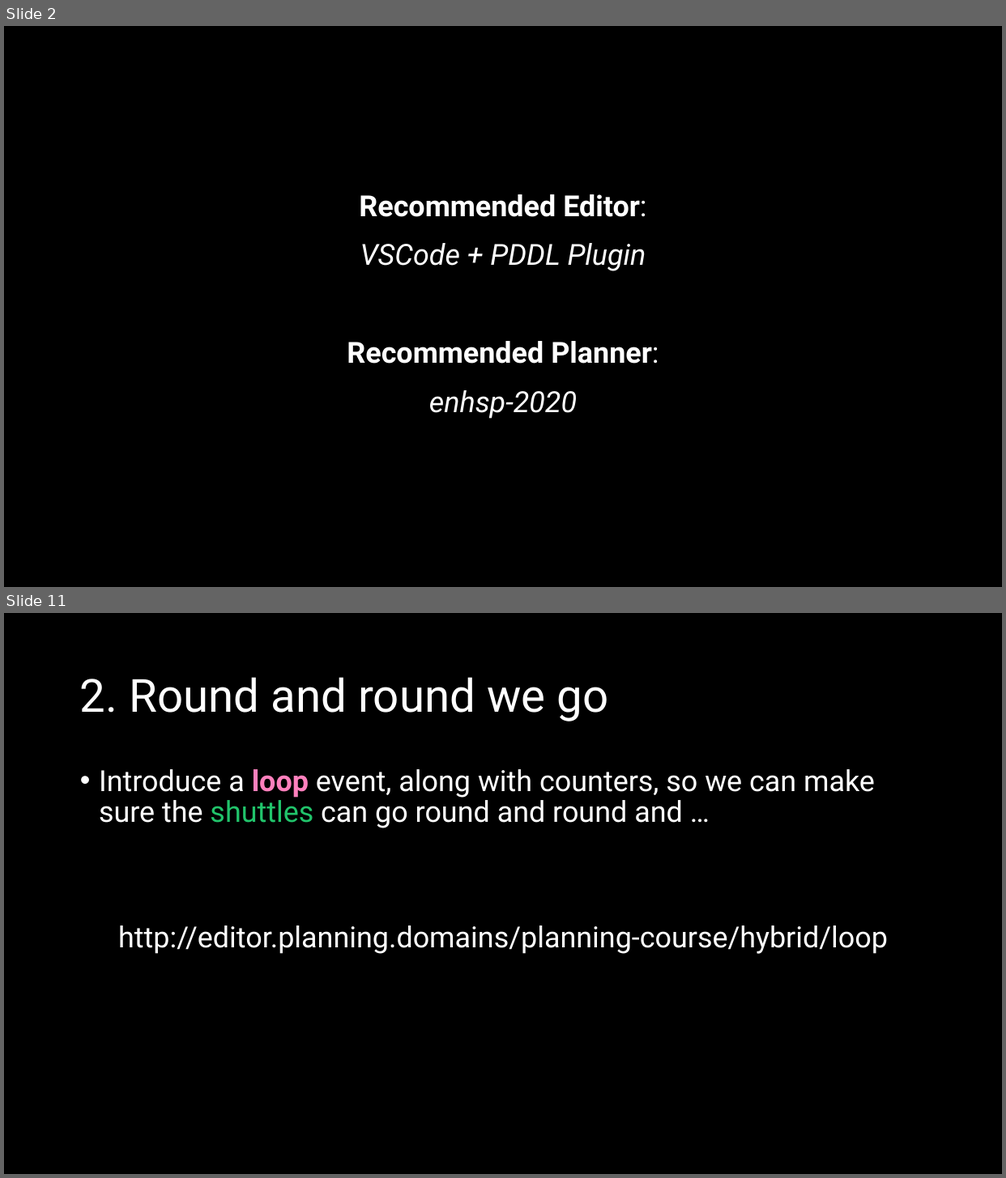
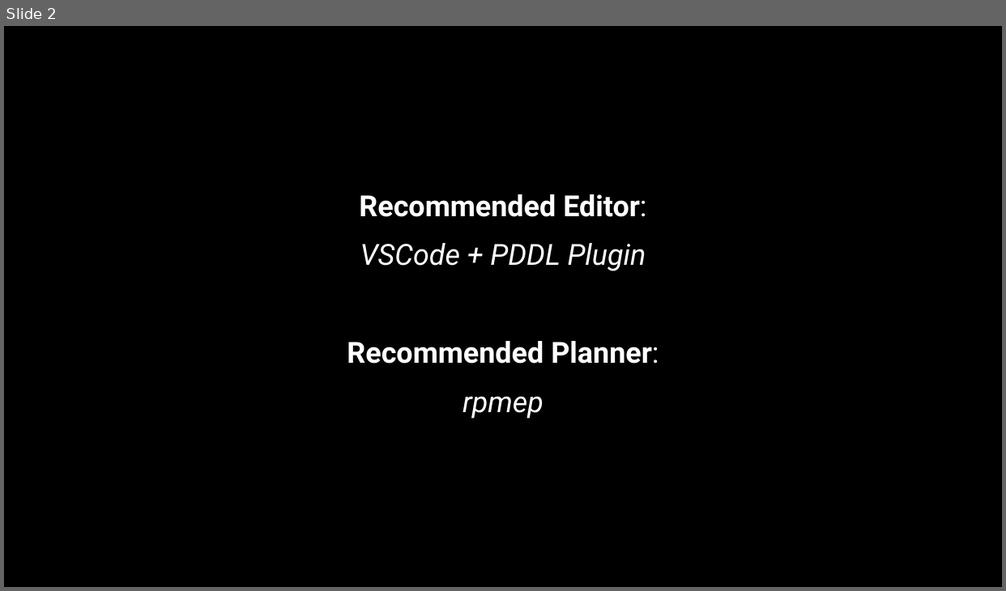
Before and after one commit to AI-Planning/modeling-in-pddl, a slide deck: exercises/cisc-813/epistemic/slides.pptx. Shown one above the other, each under a label of ours: slides 2 and 11 before the commit, slide 2 after it; the slides between them are not shown. The pictures are 1006x1178 and 1006x591 pixels, drawn with LibreOffice and Linux fonts; fonts in the diff are those of the drawing. Boxes give left, top, right and bottom in pixels: in the first picture for what was removed or moved away, otherwise in the second. Text is boxed around its words. In the diff, an @@ line names an element or a change of style, - is before the commit and + after.

```diff
--- a/exercises/cisc-813/epistemic/slides.pptx
+++ b/exercises/cisc-813/epistemic/slides.pptx
@@ slide 11 removed at [4,613,1002,1174], background #000000 @@
@@ title removed at [80,677,608,722] @@
-2. Round and round we go
@@ text removed at [99,769,888,954] @@
-• Introduce a loop event, along with counters, so we can make sure the shuttles can go round and round and …
-http://editor.planning.domains/planning-course/hybrid/loop
@@ slide 2 changed as well @@
@@ text at [462,396,543,419]: text changed @@
-enhsp-2020
+rpmep
```
Also in this commit, not shown: 7 other slides changed, 9 slides added, 9 other slides removed.
